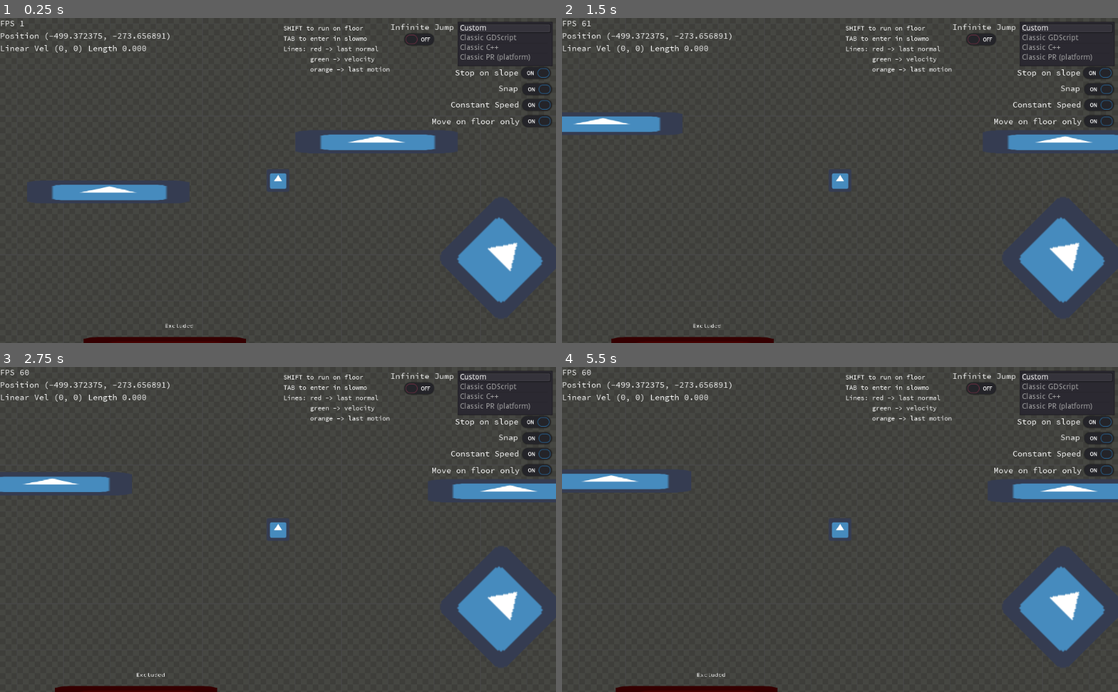
Above: before the commit, frames 1-4 (two rows, left to right).
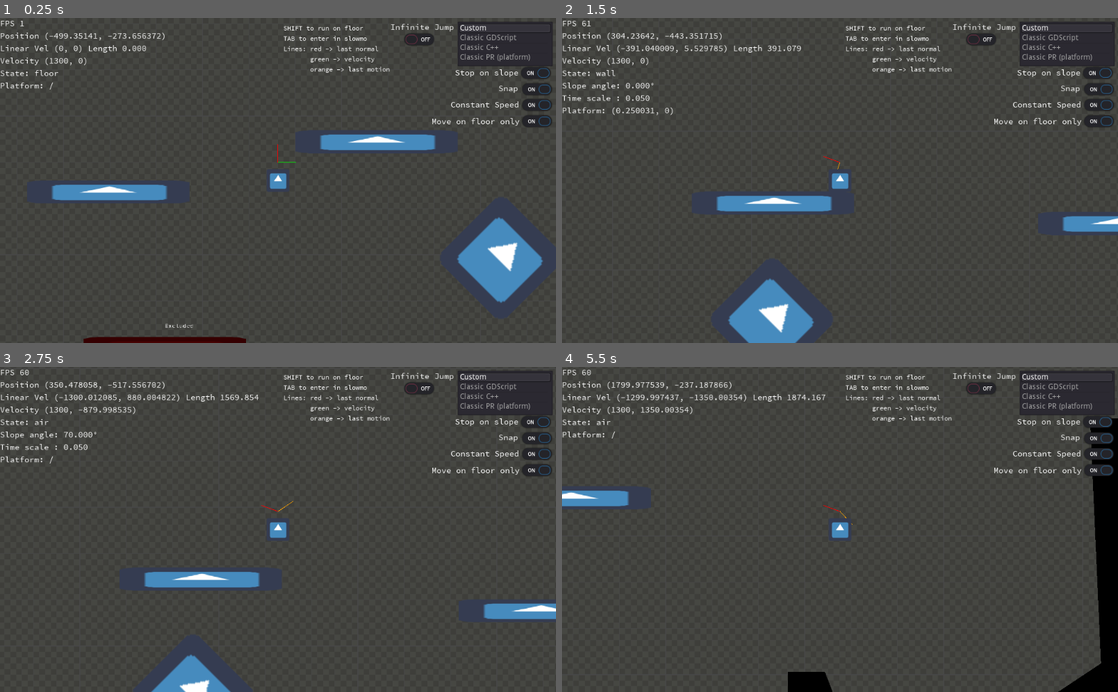
Above: after the commit, the same moments.

Repository: fabriceci/move_and_slide
Game: Godot game, scene res://World.tscn
Same seed, same stepped clock (60 frames per second), same inputs: the game is played once before the commit and once after it. The engine's default icon, where the game draws it, is replaced by a stand-in: a white triangle on a blue panel in a dark square.
Inputs:
- Up to frame 1 (0.25 s): no input
- Up to frame 2 (1.5 s): tap Enter (ui_accept) at 0.5, 0.77 s; hold Shift (run) 0.53-1.28 s; hold Right (ui_right) from 0.53 s (still down); tap Tab (slow) at 1.35 s
- Up to frame 3 (2.75 s): tap Enter (ui_accept) at 1.52 s; release Right (ui_right) at 2.03 s; hold Left (ui_left) from 2.03 s (still down); hold Shift (run) from 2.03 s (still down)
- Up to frame 4 (5.5 s): release Left (ui_left) at 2.78 s; release Shift (run) at 2.78 s; hold Right (ui_right) 2.78-4.28 s; tap Tab (slow) at 2.85, 4.35 s; tap Enter (ui_accept) at 3.02, 3.77, 4.52 s; hold Shift (run) 3.53-4.28 s; hold Left (ui_left) 4.28-5.03 s; hold Right (ui_right) from 5.03 s (still down); hold Shift (run) from 5.03 s (still down)

The runs differ from the first frame. In frame 1, 0.4% of the frame differs, in the area x 0-54%, y 4-45%; in frame 2, 9.1%; in frame 3, 7.4%; in frame 4, 9.5%, in the area x 0-100%, y 4-100%.
Error before the commit: Parse Error: Too many arguments for "move_and_collide()" call. Expected at most 4. (res://Player/Classic/Player.gd:89)

Commit message:
Support for custom move_and_collide

Diff:
--- a/Player/Classic/Player.gd
+++ b/Player/Classic/Player.gd
@@ -61,6 +61,69 @@
 var floor_velocity := Vector2()
 var FLOOR_ANGLE_THRESHOLD := 0.01
 
+class CustomKinematicCollision2D:
+	var position : Vector2
+	var normal : Vector2
+	var collider : Object
+	var collider_velocity : Vector2
+	var travel : Vector2
+	var remainder : Vector2
+
+func gd_move_and_collide(p_motion: Vector2, p_infinite_inertia: bool, p_exclude_raycast_shapes: bool, p_test_only: bool, p_cancel_sliding: bool = true):
+	if Global.use_default_move:
+		return move_and_collide(p_motion, p_infinite_inertia, p_exclude_raycast_shapes, p_test_only)
+	else:
+		var gt := get_global_transform()
+
+		var margin = get_safe_margin()
+
+		var result := Physics2DTestMotionResult.new()
+		var colliding := Physics2DServer.body_test_motion(get_rid(), gt, p_motion, p_infinite_inertia, margin, result);
+
+		var result_motion := result.motion
+		var result_remainder := result.motion_remainder
+
+		var motion_length := p_motion.length()
+		if (motion_length > 0.00001):
+			var precision := 0.001
+
+			if (colliding and p_cancel_sliding):
+				# Can't just use margin as a threshold because collision depth is calculated on unsafe motion,
+				# so even in normal resting cases the depth can be a bit more than the margin.
+				precision += motion_length * (result.collision_unsafe_fraction - result.collision_safe_fraction)
+
+				if (result.collision_depth > margin + precision):
+					p_cancel_sliding = false
+
+			if (p_cancel_sliding):
+				# Check depth of recovery.
+				var motion_normal := p_motion / motion_length
+				var dot := result.motion.dot(motion_normal)
+				var recovery := result.motion - motion_normal * dot
+				var recovery_length := recovery.length()
+				# Fixes cases where canceling slide causes the motion to go too deep into the ground,
+				# Becauses we're only taking rest information into account and not general recovery.
+				if (recovery_length < margin + precision):
+					# Apply adjustment to motion.
+					result_motion = motion_normal * dot
+					result_remainder = p_motion - result_motion
+
+		if (!p_test_only):
+			position += result_motion
+
+		if colliding:
+			var collision := CustomKinematicCollision2D.new()
+			collision.position = result.collision_point
+			collision.normal = result.collision_normal
+			collision.collider = result.collider
+			collision.collider_velocity = result.collider_velocity
+			collision.travel = result_motion
+			collision.remainder = result_remainder
+
+			return collision
+		else:
+			return null
+
 func gd_move_and_slide(p_linear_velocity: Vector2, p_up_direction: Vector2, p_stop_on_slope: bool, p_max_slides: int, p_floor_max_angle: float, p_infinite_inertia: bool):
 	var body_velocity := p_linear_velocity
 	var body_velocity_normal := body_velocity.normalized()
@@ -86,7 +149,7 @@
 	for i in range(p_max_slides):
 
 		var found_collision := false
-		var collision := move_and_collide(motion, p_infinite_inertia, true, false, not sliding_enabled)
+		var collision = gd_move_and_collide(motion, p_infinite_inertia, true, false, not sliding_enabled)
 		if not collision:
 			motion = Vector2() #clear because no collision happened and motion completed
 
--- a/Player/ClassicPR/PlayerPR.gd
+++ b/Player/ClassicPR/PlayerPR.gd
@@ -45,6 +45,69 @@
 var floor_velocity := Vector2()
 var FLOOR_ANGLE_THRESHOLD := 0.01
 
+class CustomKinematicCollision2D:
+	var position : Vector2
+	var normal : Vector2
+	var collider : Object
+	var collider_velocity : Vector2
+	var travel : Vector2
+	var remainder : Vector2
+
+func gd_move_and_collide(p_motion: Vector2, p_infinite_inertia: bool, p_exclude_raycast_shapes: bool, p_test_only: bool, p_cancel_sliding: bool = true):
+	if Global.use_default_move:
+		return move_and_collide(p_motion, p_infinite_inertia, p_exclude_raycast_shapes, p_test_only)
+	else:
+		var gt := get_global_transform()
+
+		var margin = get_safe_margin()
+
+		var result := Physics2DTestMotionResult.new()
+		var colliding := Physics2DServer.body_test_motion(get_rid(), gt, p_motion, p_infinite_inertia, margin, result);
+
+		var result_motion := result.motion
+		var result_remainder := result.motion_remainder
+
+		var motion_length := p_motion.length()
+		if (motion_length > 0.00001):
+			var precision := 0.001
+
+			if (colliding and p_cancel_sliding):
+				# Can't just use margin as a threshold because collision depth is calculated on unsafe motion,
+				# so even in normal resting cases the depth can be a bit more than the margin.
+				precision += motion_length * (result.collision_unsafe_fraction - result.collision_safe_fraction)
+
+				if (result.collision_depth > margin + precision):
+					p_cancel_sliding = false
+
+			if (p_cancel_sliding):
+				# Check depth of recovery.
+				var motion_normal := p_motion / motion_length
+				var dot := result.motion.dot(motion_normal)
+				var recovery := result.motion - motion_normal * dot
+				var recovery_length := recovery.length()
+				# Fixes cases where canceling slide causes the motion to go too deep into the ground,
+				# Becauses we're only taking rest information into account and not general recovery.
+				if (recovery_length < margin + precision):
+					# Apply adjustment to motion.
+					result_motion = motion_normal * dot
+					result_remainder = p_motion - result_motion
+
+		if (!p_test_only):
+			position += result_motion
+
+		if colliding:
+			var collision := CustomKinematicCollision2D.new()
+			collision.position = result.collision_point
+			collision.normal = result.collision_normal
+			collision.collider = result.collider
+			collision.collider_velocity = result.collider_velocity
+			collision.travel = result_motion
+			collision.remainder = result_remainder
+
+			return collision
+		else:
+			return null
+
 func gd_move_and_slide(p_linear_velocity: Vector2, p_up_direction: Vector2, p_stop_on_slope: bool, p_max_slides: int, p_floor_max_angle: float, p_infinite_inertia: bool):
 	var body_velocity := p_linear_velocity
 	var body_velocity_normal := body_velocity.normalized()
@@ -76,7 +139,7 @@
 	for i in range(p_max_slides):
 
 		var found_collision := false
-		var collision := move_and_collide(motion, p_infinite_inertia, true, false, not sliding_enabled)
+		var collision = gd_move_and_collide(motion, p_infinite_inertia, true, false, not sliding_enabled)
 		if not collision:
 			motion = Vector2() #clear because no collision happened and motion completed
 
@@ -121,7 +184,7 @@
 func custom_snap(p_snap: Vector2,  p_up_direction: Vector2, p_stop_on_slope: bool, p_floor_max_angle: float,  p_infinite_inertia: bool):
 	if p_up_direction == Vector2.ZERO or on_floor or not was_on_floor: return
 
-	var collision := move_and_collide(p_snap, p_infinite_inertia, false, true)
+	var collision = gd_move_and_collide(p_snap, p_infinite_inertia, false, true)
 	if collision:
 		if acos(collision.normal.dot(p_up_direction)) <= p_floor_max_angle + FLOOR_ANGLE_THRESHOLD:
 			on_floor = true
--- a/Player/Custom/PlayerCustom.gd
+++ b/Player/Custom/PlayerCustom.gd
@@ -66,6 +66,69 @@
 var floor_velocity := Vector2()
 var FLOOR_ANGLE_THRESHOLD := 0.01
 var was_on_floor = false
+
+class CustomKinematicCollision2D:
+	var position : Vector2
+	var normal : Vector2
+	var collider : Object
+	var collider_velocity : Vector2
+	var travel : Vector2
+	var remainder : Vector2
+
+func custom_move_and_collide(p_motion: Vector2, p_infinite_inertia: bool, p_exclude_raycast_shapes: bool, p_test_only: bool, p_cancel_sliding: bool = true):
+	if Global.use_default_move:
+		return move_and_collide(p_motion, p_infinite_inertia, p_exclude_raycast_shapes, p_test_only)
+	else:
+		var gt := get_global_transform()
+
+		var margin = get_safe_margin()
+
+		var result := Physics2DTestMotionResult.new()
+		var colliding := Physics2DServer.body_test_motion(get_rid(), gt, p_motion, p_infinite_inertia, margin, result);
+
+		var result_motion := result.motion
+		var result_remainder := result.motion_remainder
+
+		var motion_length := p_motion.length()
+		if (motion_length > 0.00001):
+			var precision := 0.001
+
+			if (colliding and p_cancel_sliding):
+				# Can't just use margin as a threshold because collision depth is calculated on unsafe motion,
+				# so even in normal resting cases the depth can be a bit more than the margin.
+				precision += motion_length * (result.collision_unsafe_fraction - result.collision_safe_fraction)
+
+				if (result.collision_depth > margin + precision):
+					p_cancel_sliding = false
+
+			if (p_cancel_sliding):
+				# Check depth of recovery.
+				var motion_normal := p_motion / motion_length
+				var dot := result.motion.dot(motion_normal)
+				var recovery := result.motion - motion_normal * dot
+				var recovery_length := recovery.length()
+				# Fixes cases where canceling slide causes the motion to go too deep into the ground,
+				# Becauses we're only taking rest information into account and not general recovery.
+				if (recovery_length < margin + precision):
+					# Apply adjustment to motion.
+					result_motion = motion_normal * dot
+					result_remainder = p_motion - result_motion
+
+		if (!p_test_only):
+			position += result_motion
+
+		if colliding:
+			var collision := CustomKinematicCollision2D.new()
+			collision.position = result.collision_point
+			collision.normal = result.collision_normal
+			collision.collider = result.collider
+			collision.collider_velocity = result.collider_velocity
+			collision.travel = result_motion
+			collision.remainder = result_remainder
+
+			return collision
+		else:
+			return null
 
 func custom_move_and_slide(p_linear_velocity: Vector2, p_up_direction: Vector2, p_stop_on_slope: bool, p_max_slides: int, p_floor_max_angle: float, p_infinite_inertia: bool, move_on_floor_only: bool, constant_speed_on_floor: bool, exclude_body_layer := []):
 	var current_floor_velocity = Vector2.ZERO
@@ -110,7 +173,7 @@
 	for i in range(p_max_slides):
 		var continue_loop = false
 		var previous_pos = position
-		var collision := move_and_collide(motion, p_infinite_inertia, true, false, not sliding_enabled)
+		var collision = custom_move_and_collide(motion, p_infinite_inertia, true, false, not sliding_enabled)
 
 		if collision:
 			last_normal = collision.normal # for debug
@@ -212,7 +275,7 @@
 func custom_snap(p_snap: Vector2,  p_up_direction: Vector2, p_stop_on_slope: bool, p_floor_max_angle: float,  p_infinite_inertia: bool):
 	if p_up_direction == Vector2.ZERO or on_floor or not was_on_floor: return
 
-	var collision := move_and_collide(p_snap, p_infinite_inertia, false, true)
+	var collision = custom_move_and_collide(p_snap, p_infinite_inertia, false, true)
 	if collision:
 		if acos(collision.normal.dot(p_up_direction)) <= p_floor_max_angle + FLOOR_ANGLE_THRESHOLD:
 			on_floor = true
--- a/Player/global.gd
+++ b/Player/global.gd
@@ -1,4 +1,6 @@
 extends Node
+
+var use_default_move = true
 
 # player
 var GRAVITY_FORCE := Vector2(0, 2000)
